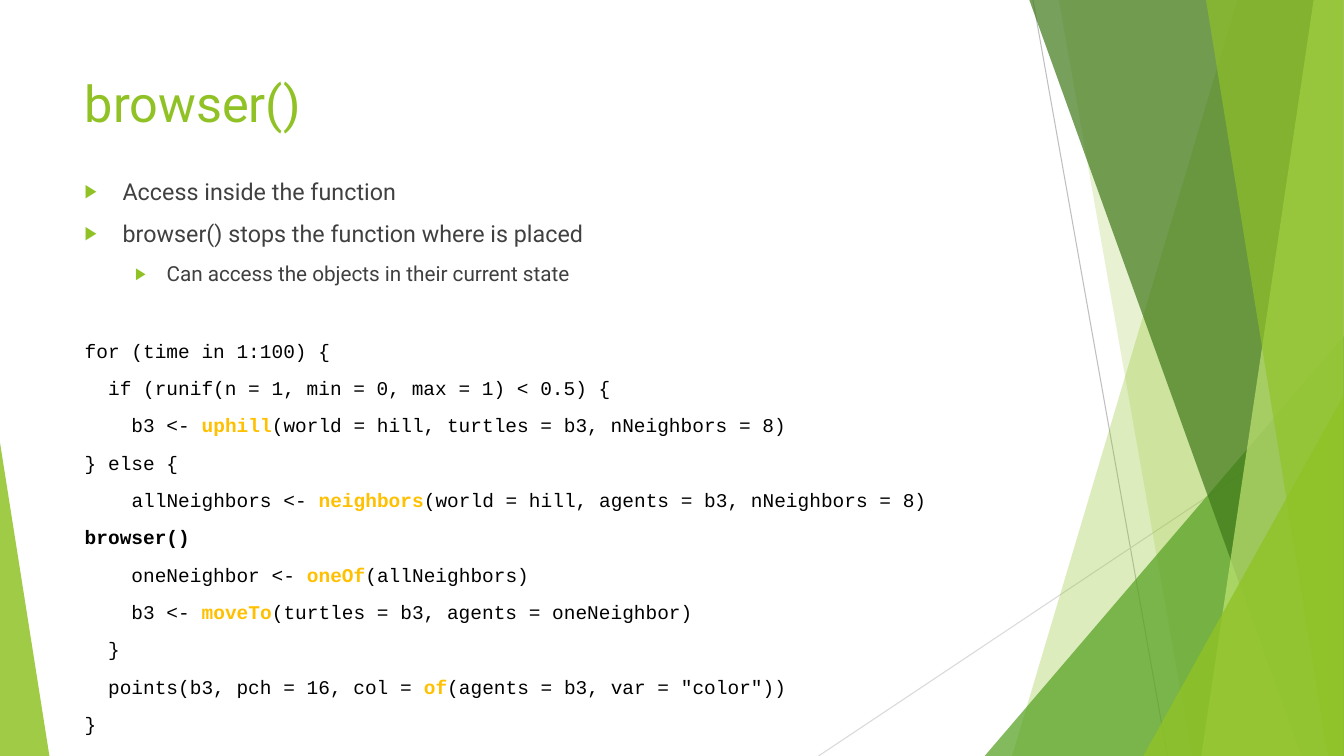
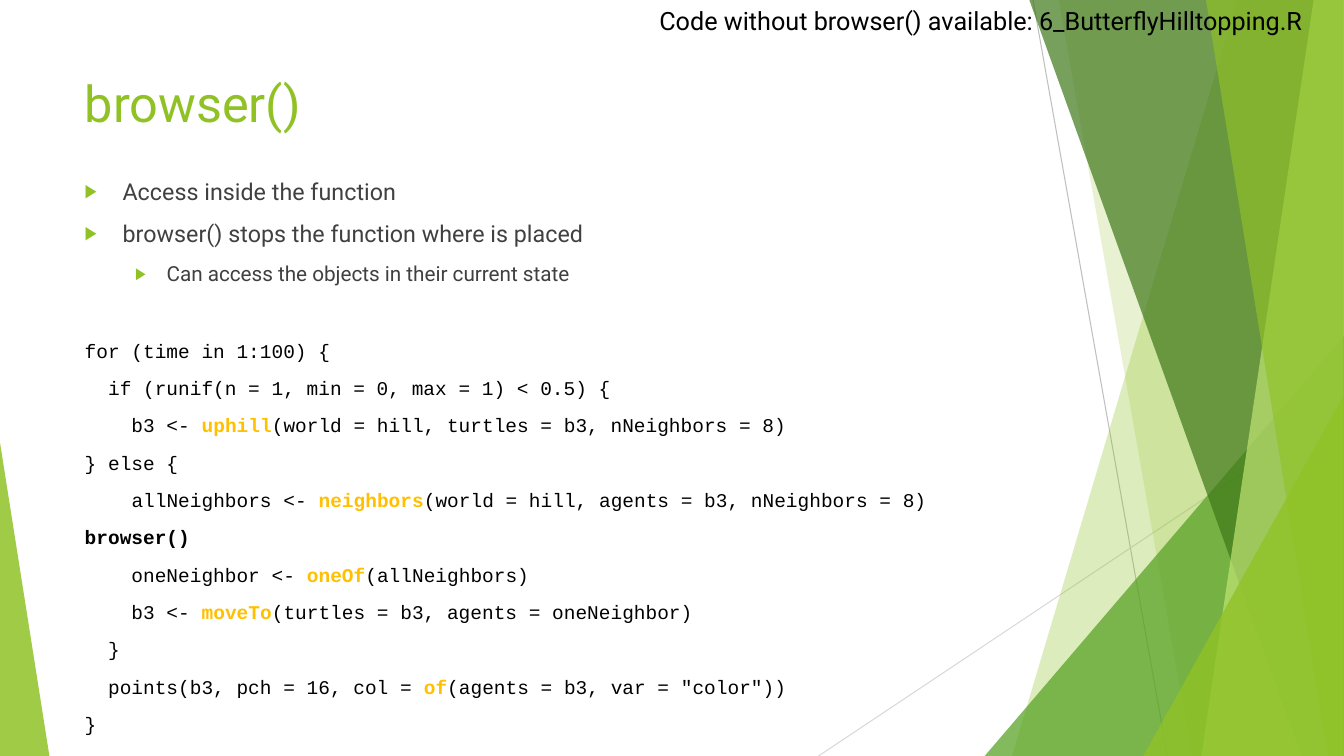
Before and after one commit to SarahBauduin/formation_IBM_NetLogoR, a slide deck: slide 9 of docs/slides/3_Debug.pptx. Drawn at 1344x756 pixels with LibreOffice and Linux fonts; fonts in the diff are those of the drawing. Boxes give left, top, right and bottom in pixels: in the first picture for what was removed or moved away, otherwise in the second. Text is boxed around its words. In the diff, an @@ line names an element or a change of style, - is before the commit and + after.

```diff
--- a/docs/slides/3_Debug.pptx
+++ b/docs/slides/3_Debug.pptx
@@ text added at box(659, 7, 1302, 36), 18 pt, text #000000 @@
+Code without browser() available: 6_ButterflyHilltopping.R
```
Also in this commit, not shown: 5 other slides changed, 19 other files.
